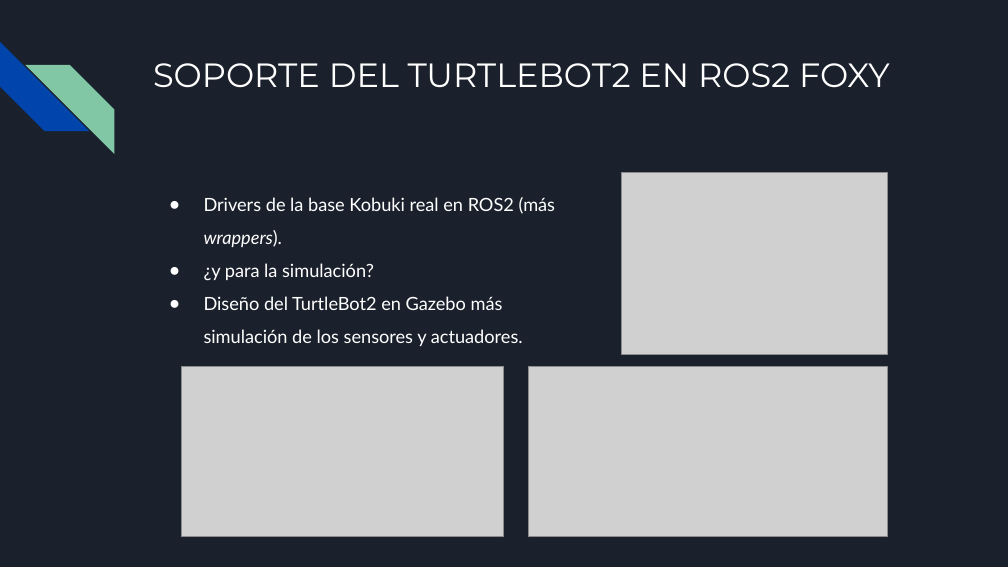
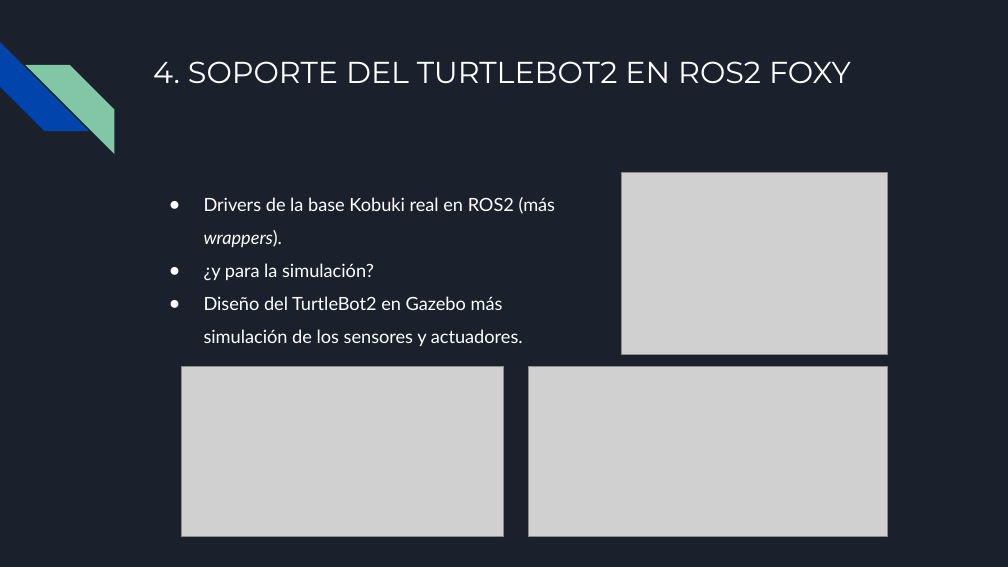
Before and after one commit to RoboticsLabURJC/2021-tfg-carlos-caminero, a slide deck: slide 8 of presentacion/presentacion.pptx. Drawn at 1008x567 pixels with LibreOffice and Linux fonts; fonts in the diff are those of the drawing; grey boxes stand for pictures. Boxes give left, top, right and bottom in pixels: in the first picture for what was removed or moved away, otherwise in the second. Text is boxed around its words. In the diff, an @@ line names an element or a change of style, - is before the commit and + after.

```diff
--- a/presentacion/presentacion.pptx
+++ b/presentacion/presentacion.pptx
@@ title at <box>153,61,851,83</box>: text changed; size 24 to 21.6 pt @@
-SOPORTE DEL TURTLEBOT2 EN ROS2 FOXY
+4. SOPORTE DEL TURTLEBOT2 EN ROS2 FOXY
```
Also in this commit, not shown: 18 other slides changed, 1 other file.
